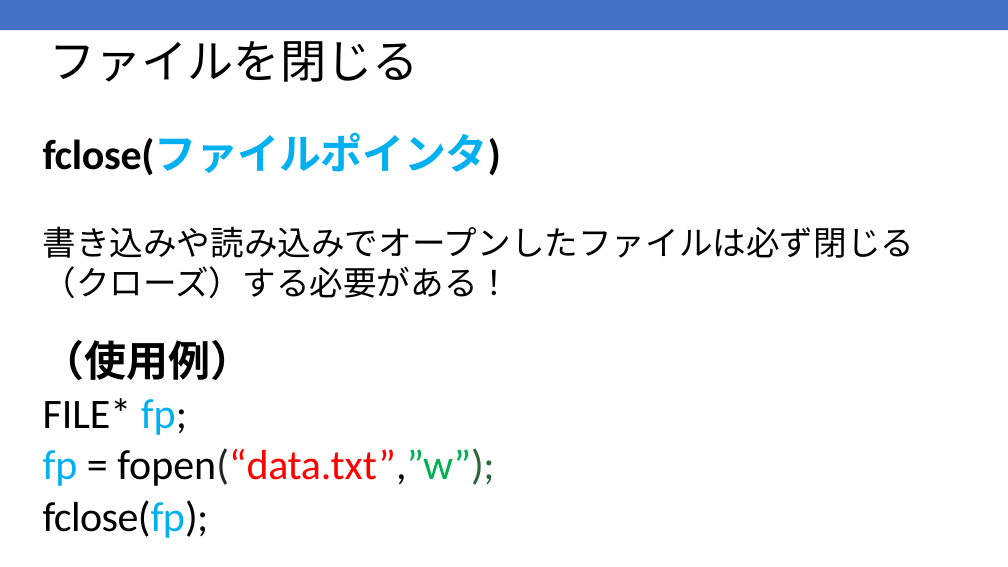
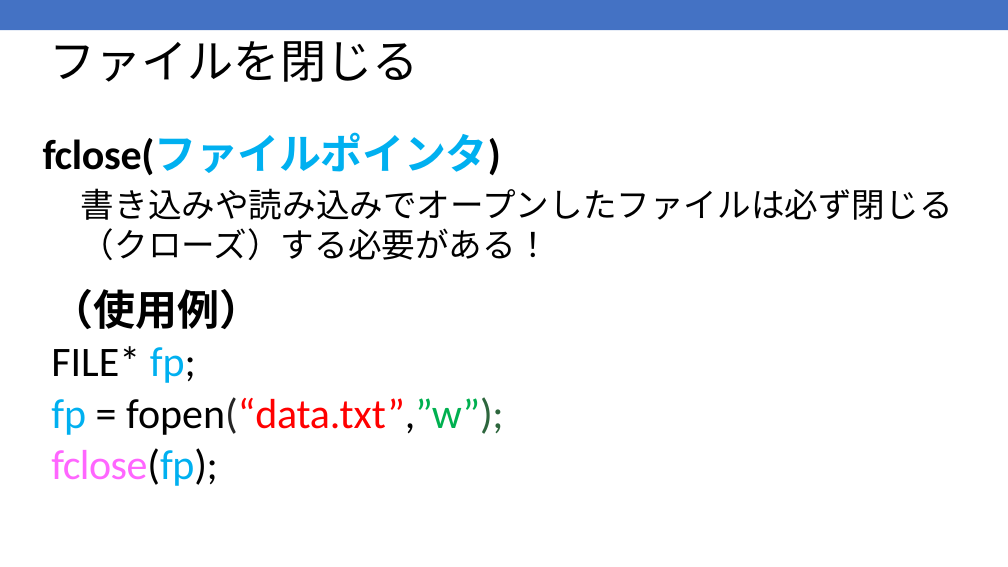
Before and after one commit to kic-murata/cpp2025, a slide deck: slide 8 of 授業資料/授業資料：ファイル処理.pptx. Drawn at 1008x567 pixels with LibreOffice and Linux fonts; fonts in the diff are those of the drawing. Boxes give left, top, right and bottom in pixels: in the first picture for what was removed or moved away, otherwise in the second. Text is boxed around its words. In the diff, an @@ line names an element or a change of style, - is before the commit and + after.

```diff
--- a/授業資料/授業資料：ファイル処理.pptx
+++ b/授業資料/授業資料：ファイル処理.pptx
@@ text "書き込みや読み込みでオープンしたファイルは必ず閉じる （クローズ）する必要がある！": place and size @@
-text "書き込みや読み込みでオープンしたファイルは必ず閉じる （クローズ）する必要がある！" at (43, 226, 915, 298)
+text "書き込みや読み込みでオープンしたファイルは必ず閉じる （クローズ）する必要がある！" at (81, 188, 953, 260)
@@ text "（使用例）": place and size @@
-text "（使用例）" at (43, 340, 494, 538)
+text "（使用例）" at (51, 289, 503, 486)
@@ text at (51, 448, 217, 486): text colour #000000 to #FF66FF in "fclose(fp);" @@
```
Also in this commit, not shown: 5 other slides changed, 2 other files.
